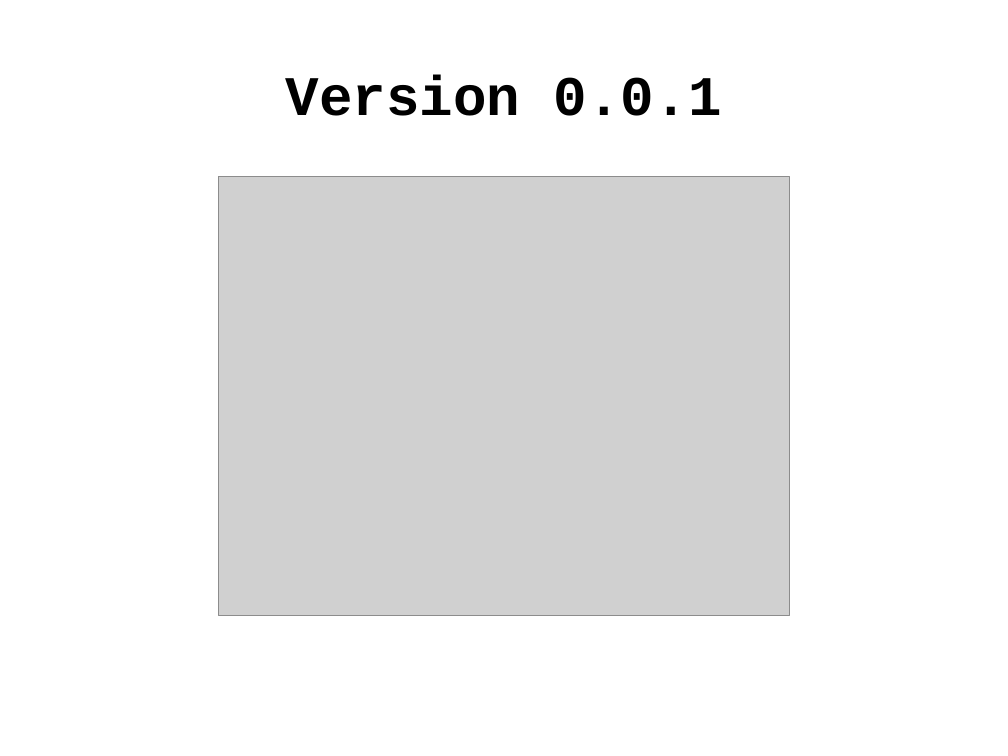
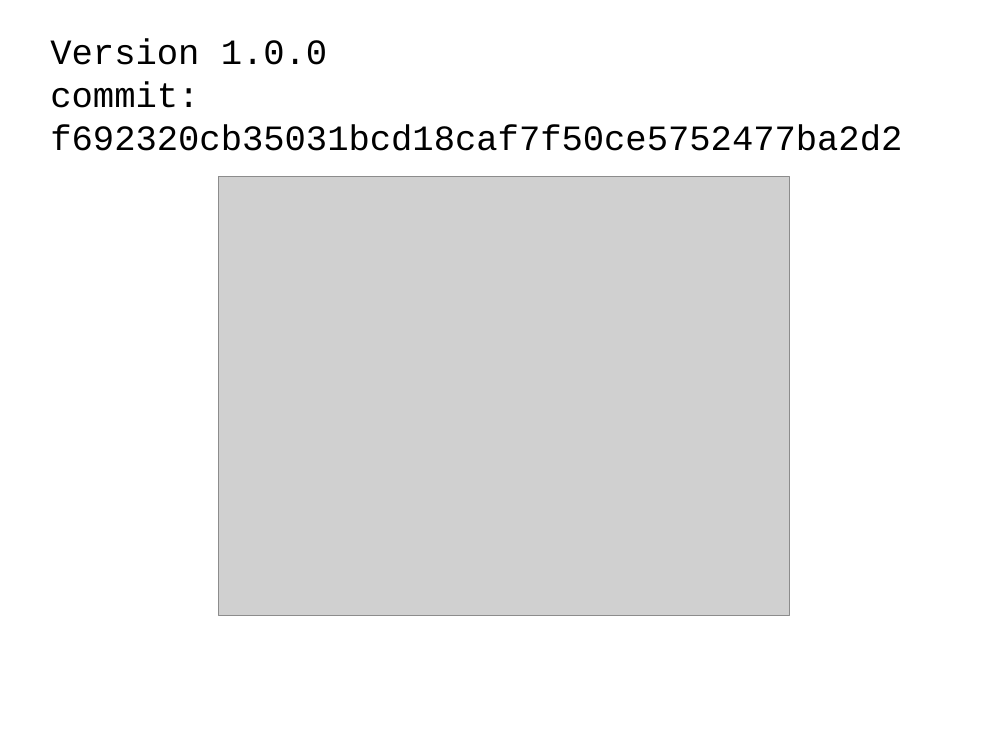
Before and after one commit to erlaan/git2web, a slide deck: slide 10 of log/presentation.odp. Drawn at 1008x756 pixels with LibreOffice and Linux fonts; fonts in the diff are those of the drawing; grey boxes stand for pictures. Boxes give left, top, right and bottom in pixels: in the first picture for what was removed or moved away, otherwise in the second. Text is boxed around its words. In the diff, an @@ line names an element or a change of style, - is before the commit and + after.

```diff
--- a/log/presentation.odp
+++ b/log/presentation.odp
@@ title at (x1=50, y1=39, x2=902, y2=151): text changed; size 44 to 28 pt; bold off @@
-Version 0.0.1
+Version 1.0.0
+commit:
+f692320cb35031bcd18caf7f50ce5752477ba2d2
```
Also in this commit, not shown: 10 other slides changed, 5 slides added.
